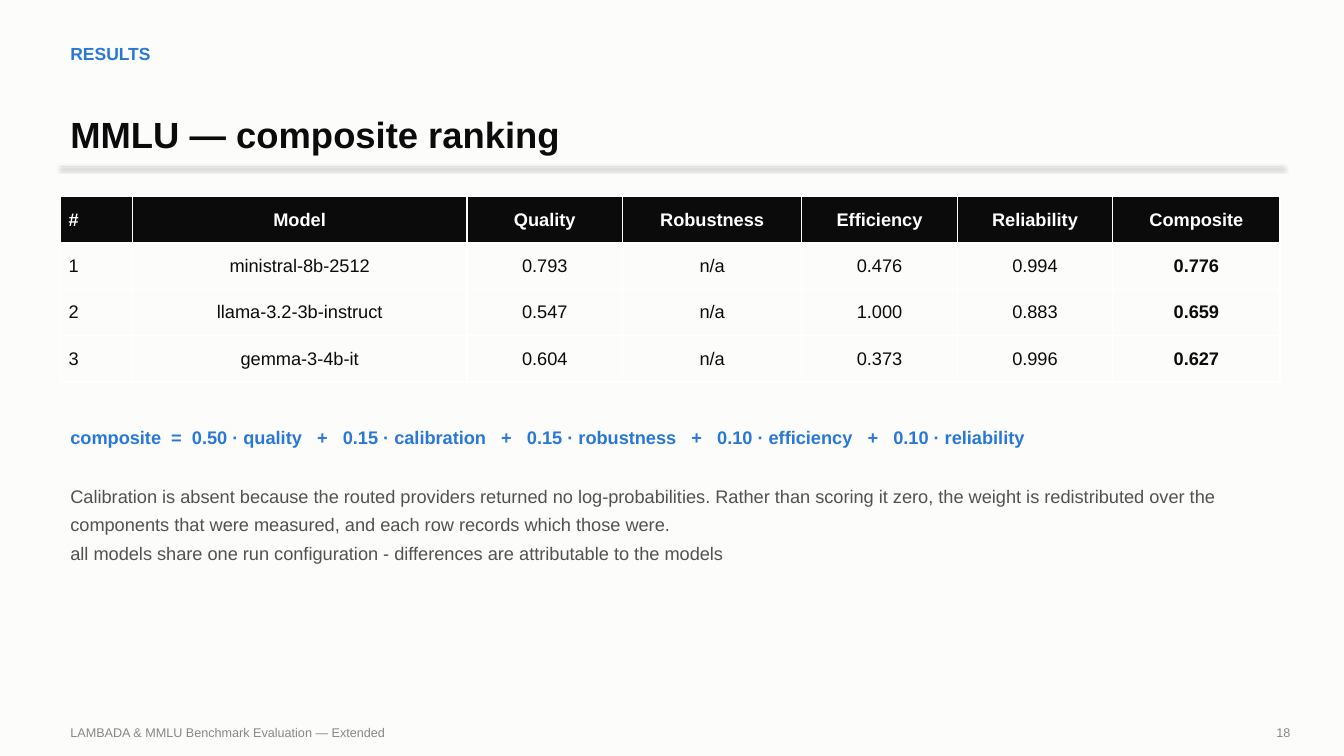
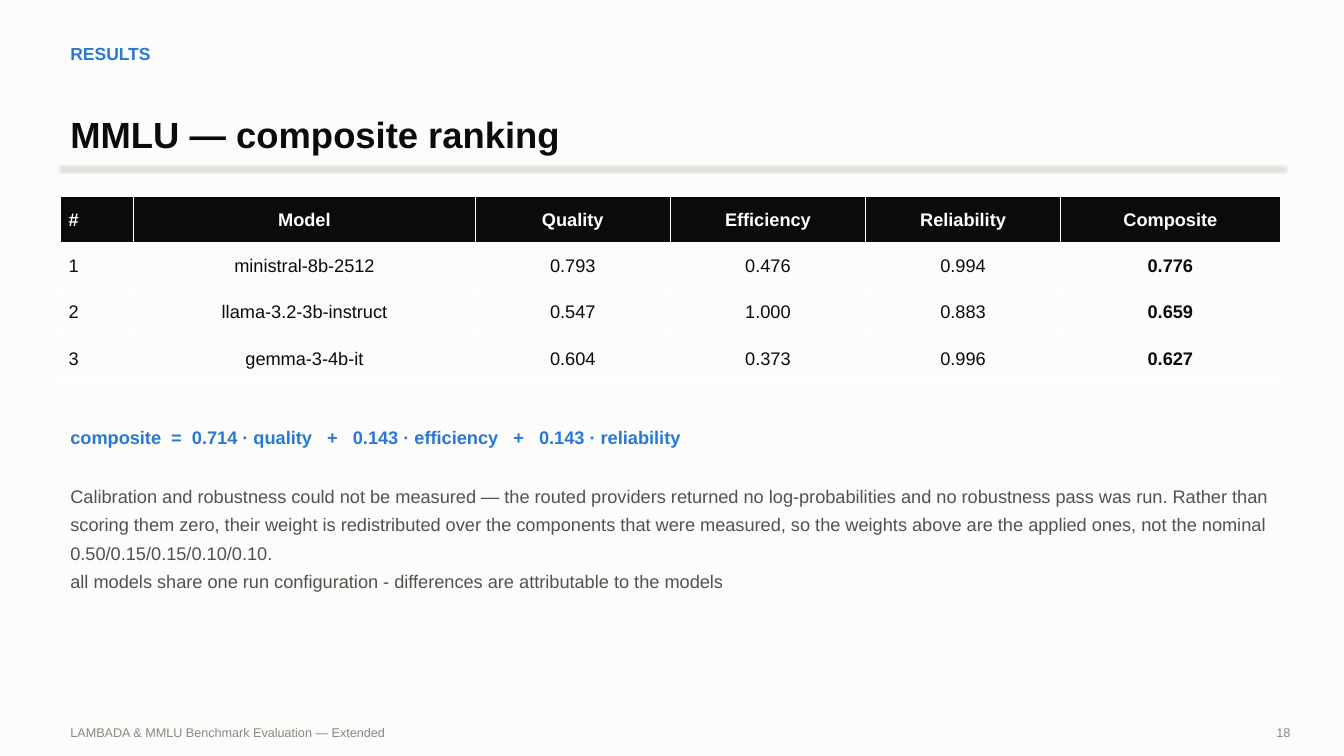
Before and after one commit to ronvoy/gen-ai, a slide deck: slide 19 of extended-final-presentation.pptx. Drawn at 1344x756 pixels with LibreOffice and Linux fonts; fonts in the diff are those of the drawing. Boxes give left, top, right and bottom in pixels: in the first picture for what was removed or moved away, otherwise in the second. Text is boxed around its words. In the diff, an @@ line names an element or a change of style, - is before the commit and + after.

```diff
--- a/extended-final-presentation.pptx
+++ b/extended-final-presentation.pptx
@@ table at (x1=60, y1=197, x2=1282, y2=382) @@
-column 4: Robustness | n/a | n/a | n/a
@@ text at (x1=70, y1=430, x2=681, y2=448): text changed @@
-composite = 0.50 · quality + 0.15 · calibration + 0.15 · robustness + 0.10 · efficiency + 0.10 · reliability
+composite = 0.714 · quality + 0.143 · efficiency + 0.143 · reliability
@@ text at (x1=70, y1=490, x2=1267, y2=560): text changed @@
-Calibration is absent because the routed providers returned no log-probabilities. Rather than scoring it zero, the weight is redistributed over the components that were measured, and each row records which those were.
+Calibration and robustness could not be measured — the routed providers returned no log-probabilities and no robustness pass was run. Rather than scoring them zero, their weight is redistributed over the components that were measured, so the weights above are the applied ones, not the nominal 0.50/0.15/0.15/0.10/0.10.
```
Also in this commit, not shown: 1 other slide changed, 16 other files.
